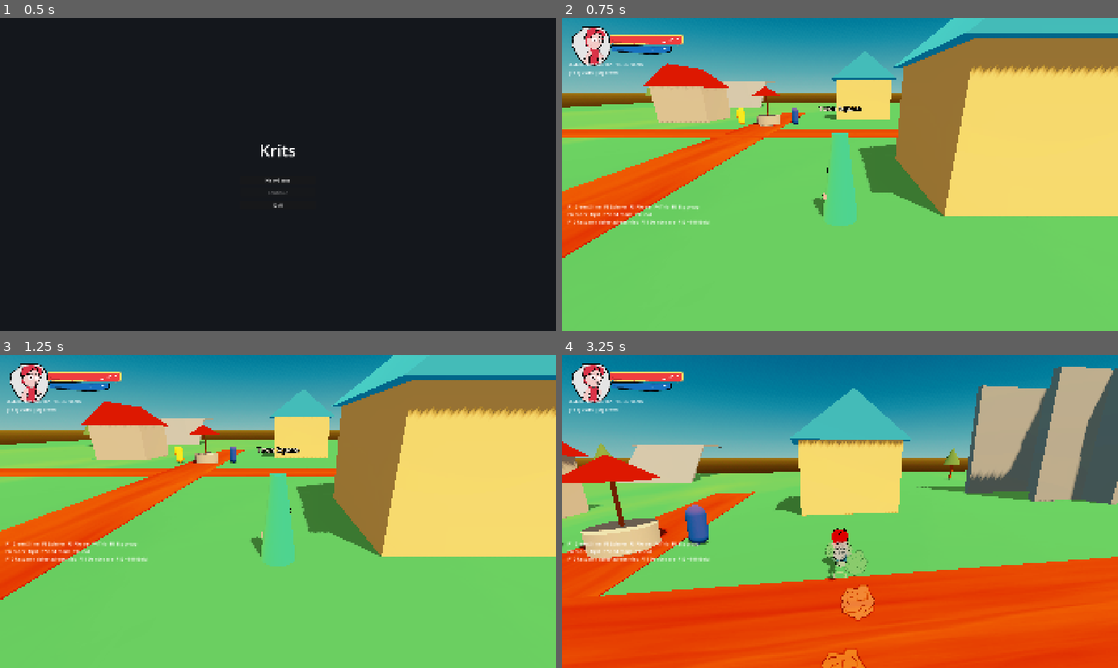
Above: before the commit, frames 1-4 (two rows, left to right).
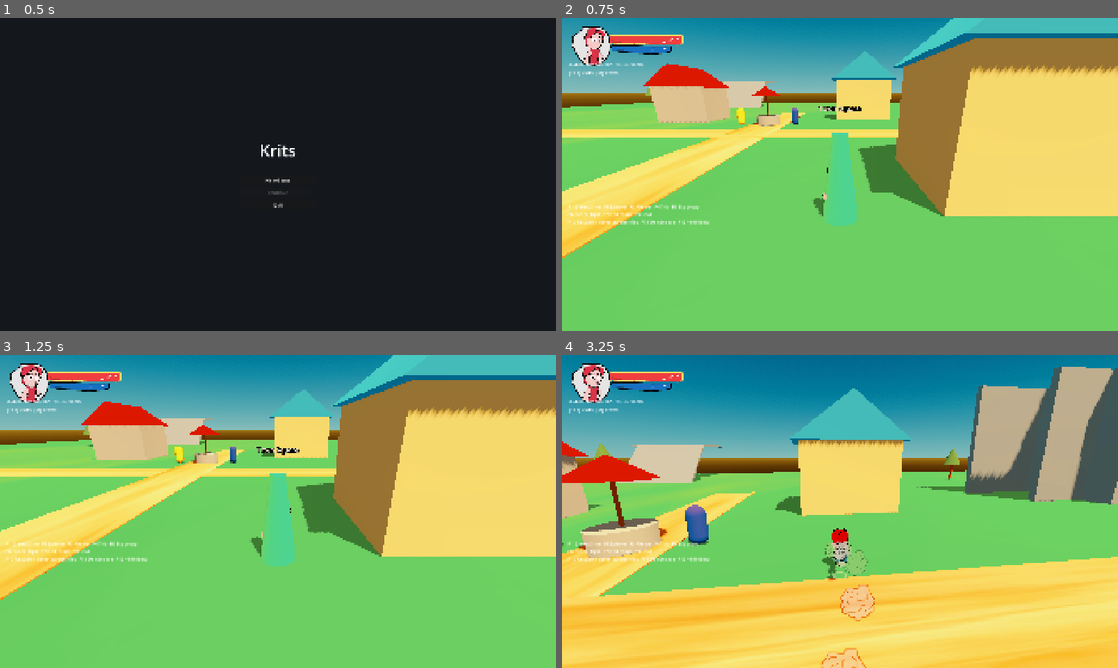
Above: after the commit, the same moments.

Repository: doggoanim/Krits
Game: Godot game, scene res://ui/main_menu.tscn
The game is run twice, just before and just after one commit, with the same random seed, the same clock (stepped at 60 frames per second) and the same inputs.
Inputs (mouse positions are in pixels of both pictures, inside the frame that each line leads up to):
- Up to frame 1 (0.5 s): no input
- Up to frame 2 (0.75 s): click "New Game" at 0.5 s
- Up to frame 3 (1.25 s): no input
- Up to frame 4 (3.25 s): tap Enter at 1.25 s; move the mouse to (867, 511) at 1.27 s; hold Ctrl (crouch_pound) 1.28-2.03 s; hold W (move_forward) from 1.28 s (still down); tap Space (jump) at 1.52, 2.27 s; move the mouse to (812, 511) at 2.02 s; tap E (interact) at 2.1 s; move the mouse to (851, 505) at 2.77 s; hold Shift (roll_dive) from 2.78 s (still down)

Frame 1 is identical in both runs. In frame 2, 6.5% of the frame differs, in the area x 0-61%, y 30-77%; in frame 3, 6.6%; in frame 4, 32%, in the area x 0-100%, y 43-100%.

Commit message:
added tree assets

Diff:
--- a/world/hometown.tscn
+++ b/world/hometown.tscn
@@ -21,7 +21,7 @@
 size = Vector3(4, 0.05, 44)
 
 [sub_resource type="StandardMaterial3D" id="Mat_DirtPath"]
-albedo_color = Color(0.6509804, 0.42745098, 0.11372549, 1)
+albedo_color = Color(0.99872035, 0.9740259, 0.9471552, 1)
 albedo_texture = ExtResource("1_o4qy2")
 
 [sub_resource type="BoxMesh" id="Mesh_PathNS"]
Binary file added: assets/world/leaves_1.glb
Not shown, added: assets/world/leaves_1.glb.import
Binary file added: assets/world/leaves_2.glb
Not shown, added: assets/world/leaves_2.glb.import
Binary file added: assets/world/leaves_3.glb
Not shown, added: assets/world/leaves_3.glb.import
Binary file added: assets/world/trunk_1.glb
Not shown, added: assets/world/trunk_1.glb.import
Binary file added: assets/world/trunk_2.glb
Not shown, added: assets/world/trunk_2.glb.import
Binary file added: assets/world/trunk_3.glb
Not shown, added: assets/world/trunk_3.glb.import
(and 2 more such lines)
